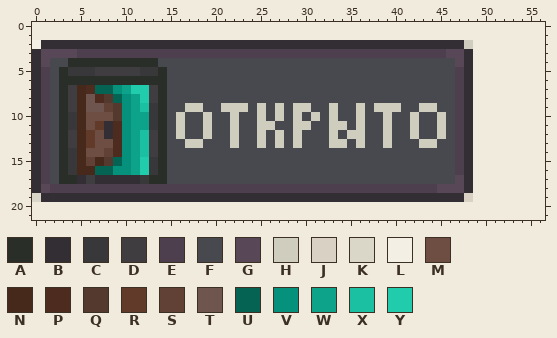
Pixel-art sprite, stored at assets/UI/GameUI/Achievements/open/door_open.png. The picture above was drawn from the file before the commit.
The file is 49x18 pixels. Colours within 5 levels of each other are drawn and written as one. The old version is drawn lined up with the new one, on the new canvas.
Palette (. is transparent): A #2a2e29  B #332e33  C #38383b  D #403d40  E #4d3f4d  F #47494e  G #574757  H #cecdbe  J #d9d1c4  K #dad7c8  L #f3efe5  M #6e4d42  N #47291c  P #4d2c1f  Q #54392f  R #613a2a  S #614135  T #6e564e  U #046352  V #06917c  W #0da38a  X #1bbfa1  Y #21ccad
Pixels before, first column x 0:
 2 LBBBBBBBBBBBBBBBBBBBBBBBBBBBBBBBBBBBBBBBBBBBBBBBH
 3 BGGGGEEEEEEEEEEEEEEEEEEEEEEEEEEEEEEEEEEEEEEEEEGGB
 4 BGFFAAAAAAAAAAFFFFFFFFFFFFFFFFFFFFFFFFFFFFFFFFFGB
 5 BEFACCCDDDDDCCAFFFFFFFFFFFFFFFFFFFFFFFFFFFFFFFFEB
 6 BEFAAAAAAAAAAAAFFFFFFFFFFFFFFFFFFFFFFFFFFFFFFFFEB
 7 BEFADNPUUVWYYDAFFFFFFFFFFFFFFFFFFFFFFFFFFFFFFFFEB
 8 BEFADNTPQUVWYDAFFFFFFFFFFFFFFFFFFFFFFFFFFFFFFFFEB
 9 BEFADNTTSQVWXCAFFHHFFHHHFHFHFHHFFHFFHFHHHFFHHFFEB
10 BEFACNMMMQVWWCAFHFFHFFHFFHFHFHFHFHFFHFFHFFHFFHFEB
11 BEFACNMRBPVWWCAFHFFHFFHFFHHFFHHFFHHFHFFHFFHFFHFEB
12 BEFADNRMBPVWXDAFHFFHFFHFFHFHFHFFFHFHHFFHFFHFFHFEB
13 BEFADNRMMPVWXDAFFHHFFFHFFHFHFHFFFHHFHFFHFFFHHFFEB
14 BEFACNMMSPVWXDAFFFFFFFFFFFFFFFFFFFFFFFFFFFFFFFFEB
15 BEFACNSNQUVWYCAFFFFFFFFFFFFFFFFFFFFFFFFFFFFFFFFEB
16 BEFACNNUUVVWYCAFFFFFFFFFFFFFFFFFFFFFFFFFFFFFFFFEB
17 BEFAABDBBBBBCAAFFFFFFFFFFFFFFFFFFFFFFFFFFFFFFFFGB
18 BGEEEEEEEEEEEEEEEEEEEEEEEEEEEEEEEEEEEEEEEEEEEGGGB
19 KBBBBBBBBBBBBBBBBBBBBBBBBBBBBBBBBBBBBBBBBBBBBBBBJ
After the commit:
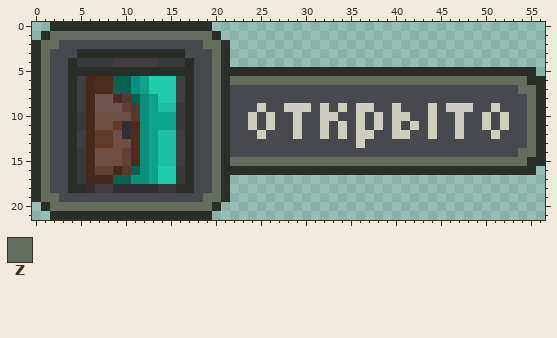
Colours new in this view: Z #656c60
The exact change:
canvas 49x18 -> 57x22, the old top-left corner now at 0,2
Changed rows in their new state; - is an unchanged pixel.
first column x 0:
 0 --AAAAAAAAAAAAAAAAAA-------------------------------------
 1 -AZZZZZZZZZZZZZZZZZZA------------------------------------
 2 AZZFFFFFFFFFFFFFFFFZZA...........................--------
 3 AZFFFAAAAAAAAAAAAFFFZA...........................--------
 4 AZ---CCCCDDDDDCCCA--ZA...........................--------
 5 AZ-FAAAAAAAAAA-AAA--ZAAAAAAAAAAAAAAAAAAAAAAAAAAAAAAAAAAA-
 6 AZ-F-DNPPUUVWYYYDA--ZAZZZZZZZZZZZZZZZZZZZZZZZZZZZZZZZZZAA
 7 AZ-FADNPPUUVWYYYDA--ZA-------------------------FFFFFFFZZA
 8 AZ-FADNTTPQUVWYYDA--ZA-------------------------FFFFFFFFZA
 9 AZ-FADN-TTSQVWXXCAF-ZAFF---FH---HFH--HFF---F--HHHFFHFFFZA
10 AZ-FACN--MMQVWWWCA-FZAF-HFHF---FH-----HFHHF-HF-HFFHFHFFZA
11 AZ-FACNMMRBPVWWWCA-FZAF-HF----F-HF----HFH---HF-HFFHFHFFZA
12 AZ-FADNRRMBPVWXXDA-FZAF----F----HFHF-H-FHHF-HF-HFFFHFFFZA
13 AZ-FADNRRMMPVWXXDAF-ZAF--F-F-F---FF----F---FF--FFFFFFFFZA
14 AZ-FACN-MMSPVWXXDA--ZA-------------------------FFFFFFFZZA
15 AZ-FACNMMMSPVWXXDA--ZAZZZZZZZZZZZZZZZZZZZZZZZZZZZZZZZZZAA
16 AZ-FAC-SSNQUVWYYCA--ZAAAAAAAAAAAAAAAAAAAAAAAAAAAAAAAAAAA-
17 AZ-F-CNNNUUVVWYYCA--ZA...........................--------
18 AZFFAABDDBBBBBCCAAFFZA...........................--------
19 AZZFFFFFFFFFFFFFFFFZZA...........................--------
20 -AZZZZZZZZZZZZZZZZZZA------------------------------------
21 --AAAAAAAAAAAAAAAAAA-------------------------------------
